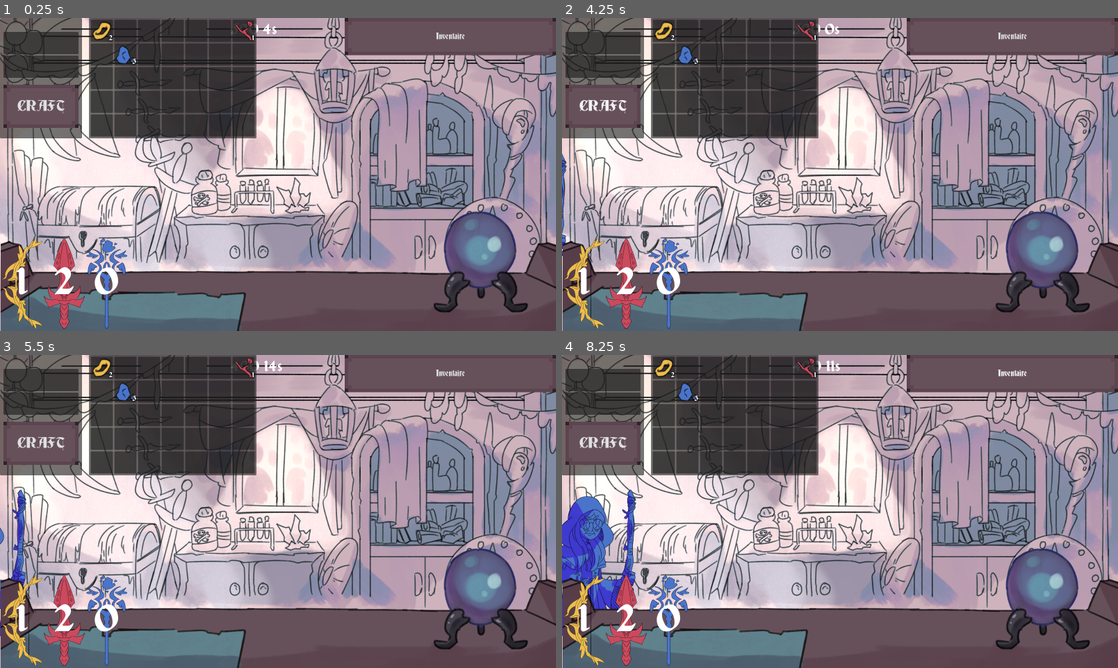
Above: before the commit, frames 1-4 (two rows, left to right).
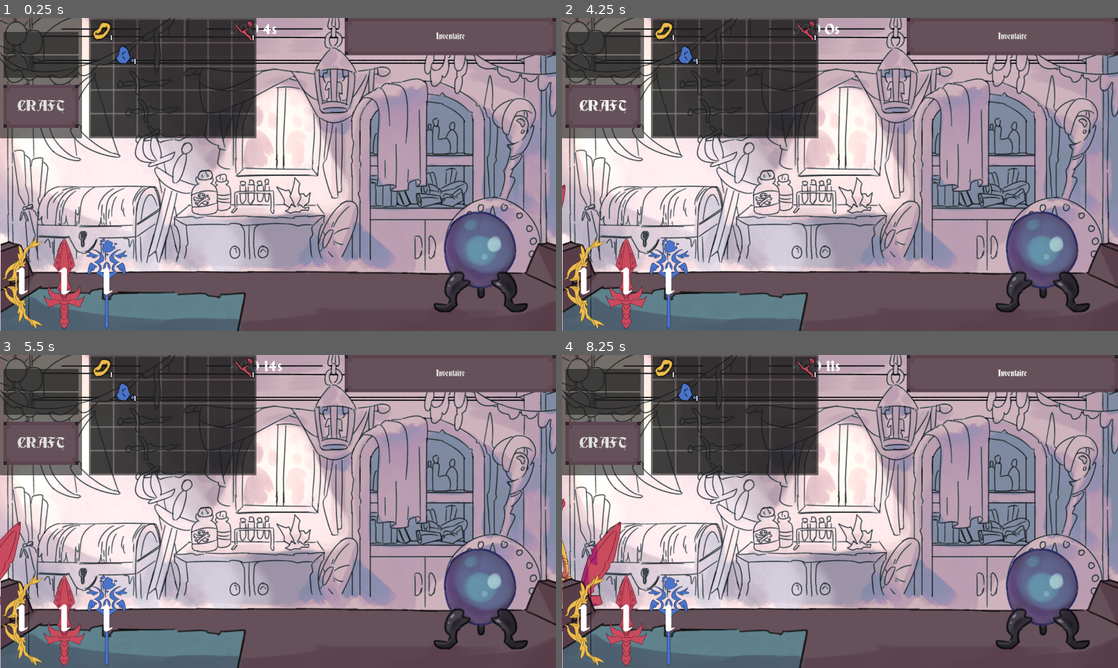
Above: after the commit, the same moments.

Repository: electron35/GMTK_Jam_Dunjunk_shop
Game: Godot game, scene res://GMTK_Jam/MainScene.tscn
Two runs of this game, one before a commit and one after it. Both use one fixed random seed, a clock stepped at 60 frames per second and the inputs below. The engine's default icon, where the game draws it, is replaced by a stand-in: a white triangle on a blue panel in a dark square.
Inputs (mouse positions are in pixels of both pictures, inside the frame that each line leads up to):
- Up to frame 1 (0.25 s): no input
- Up to frame 2 (4.25 s): click (1040, 262) at 0.5 s; click "CRAFT" at 1.25 s; click "Inventaire" at 2 s; click (1040, 262) at 2.75 s; click "CRAFT" at 3.5 s
- Up to frame 3 (5.5 s): click "Inventaire" at 4.25 s; click (478, 599) at 5 s
- Up to frame 4 (8.25 s): click "CRAFT" at 5.75 s; click "Inventaire" at 6.5 s; move the mouse to (600, 380) at 7.27 s; click (600, 380) at 7.42 s; move the mouse to (600, 405) at 8.02 s; click (600, 405) at 8.17 s

The runs differ from the first frame. In frame 1, 0.4% of the frame differs, in the area x 9-25%, y 5-89%; in frame 2, 0.5%; in frame 3, 1.2%; in frame 4, 3.5%, in the area x 0-25%, y 5-90%.
Error in both runs: Invalid access to property or key 'visible' on a base object of type 'null instance'. (res://GMTK_Jam/MainScene.gd:9)

Commit message:
initialize data

Diff:
--- a/GMTK_Jam/ScriptableObjects/Instances/Items/Sword.tres
+++ b/GMTK_Jam/ScriptableObjects/Instances/Items/Sword.tres
@@ -6,5 +6,5 @@
 [resource]
 script = ExtResource("1_ga86h")
 item_name = "Sword"
-quality = 2
+quality = 1
 texture = ExtResource("2_hrvn3")
--- a/GMTK_Jam/ScriptableObjects/Instances/Items/Wand.tres
+++ b/GMTK_Jam/ScriptableObjects/Instances/Items/Wand.tres
@@ -6,5 +6,5 @@
 [resource]
 script = ExtResource("1_ppj5e")
 item_name = "Wand"
-quality = 0
+quality = 1
 texture = ExtResource("2_f56jp")
--- a/GMTK_Jam/ScriptableObjects/Instances/MatInventory/Inventory.tres
+++ b/GMTK_Jam/ScriptableObjects/Instances/MatInventory/Inventory.tres
@@ -9,7 +9,7 @@
 [sub_resource type="Resource" id="Resource_q1cqw"]
 script = ExtResource("3_7lyri")
 mat_data = ExtResource("2_gjulf")
-quality = 2
+quality = 1
 
 [sub_resource type="Resource" id="Resource_ntppf"]
 script = ExtResource("3_7lyri")
@@ -19,7 +19,7 @@
 [sub_resource type="Resource" id="Resource_m74gl"]
 script = ExtResource("3_7lyri")
 mat_data = ExtResource("5_htj3a")
-quality = 3
+quality = 1
 
 [resource]
 script = ExtResource("1_0psm6")
--- a/GMTK_Jam/script/Adventurer/SpawnAventurier.gd
+++ b/GMTK_Jam/script/Adventurer/SpawnAventurier.gd
@@ -5,7 +5,6 @@
 var TimerInstanceCreation = 5
 const ScriptAventurer = preload("res://GMTK_Jam/Nodes/Aventurier/aventurier.tscn")
 @onready var timer = $Timer
-var test = 0
 const Classes = [
 	preload("res://GMTK_Jam/ScriptableObjects/Instances/Adventurers/RogueF.tres"),
 	preload("res://GMTK_Jam/ScriptableObjects/Instances/Adventurers/FighterF.tres"),
@@ -35,8 +34,9 @@
 
 func _create_adventurer():
 	var Adventurerspawned = ScriptAventurer.instantiate()
+	rng.randomize()
+	Adventurerspawned.setClass(Classes[rng.randi_range(0,5)])
 
-	Adventurerspawned.setClass(Classes[rng.randi_range(0,5)])
 
 	# TODO: spawner un objet
 	add_child(Adventurerspawned)
--- a/GMTK_Jam/script/Adventurer/aventurier.gd
+++ b/GMTK_Jam/script/Adventurer/aventurier.gd
@@ -55,7 +55,7 @@
 	_buy(powerAventurer*10	)
 
 func _sell():
-
+	rng.randomize()
 	advHasSell=true
 	var quality = rng.randi_range(1,10)
 	var type = rng.randi_range(0,2)
@@ -80,6 +80,7 @@
 func setClass(data: AdventurerData):
 	class_reference = data
 	classAdventurer = data.className
+	rng.randomize()
 
 	$SpriteAventurer.texture = data.texture_neutral
 	var speed_multiplier = rng.randi_range(0,5)
